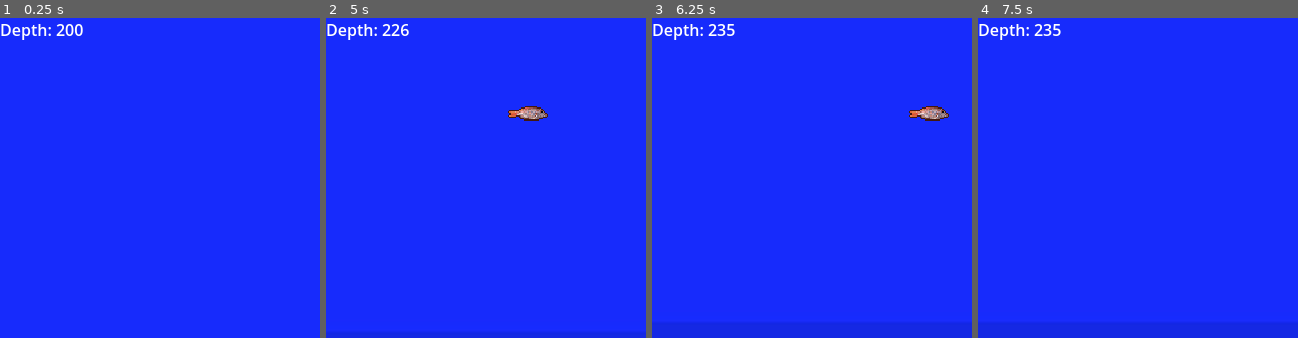
Above: before the commit, frames 1-4 (left to right).
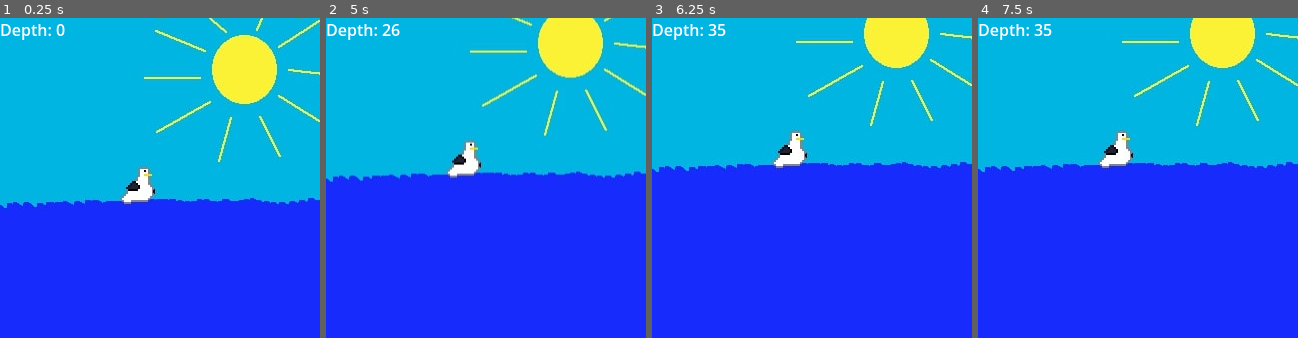
Above: after the commit, the same moments.

Repository: SlickleCode/MiniJam159
Game: Godot game, scene res://game.tscn
The game is run twice, just before and just after one commit, with the same random seed, the same clock (stepped at 60 frames per second) and the same inputs.
Inputs:
- Up to frame 1 (0.25 s): no input
- Up to frame 2 (5 s): tap Enter at 0.5 s; tap Space at 1.25 s; hold Down (Go_Down) 1.28-2.03 s; hold Down (Go_Down) from 3.53 s (still down)
- Up to frame 3 (6.25 s): release Down (Go_Down) at 5.78 s
- Up to frame 4 (7.5 s): no input

The runs differ from the first frame. In frame 1, 58% of the frame differs, in the area x 0-100%, y 0-60%; in frame 2, 50%; in frame 3, 47%; in frame 4, 47%.

Commit message:
changing back test props

Diff:
--- a/game.gd
+++ b/game.gd
@@ -1,6 +1,6 @@
 extends Node2D
 
-var depth = 200
+var depth = 0
 
 func _physics_process(_delta):
 	depth += snapped(Input.get_action_strength("Go_Down") * .2, 0.1)
@@ -13,7 +13,7 @@
 		$Creature.position.x += 1
 		if $Creature.position.x > 400:
 			$Creature.hide()
-	elif depth > 200 and randi_range(0, 1) == 0:
+	elif depth > 200 and randi_range(0, 1000) == 0:
 		$Creature.frame = randi_range(0, 35)
 		$Creature.position = Vector2(-20, randi_range(50, 280))
 		$Creature.show()
